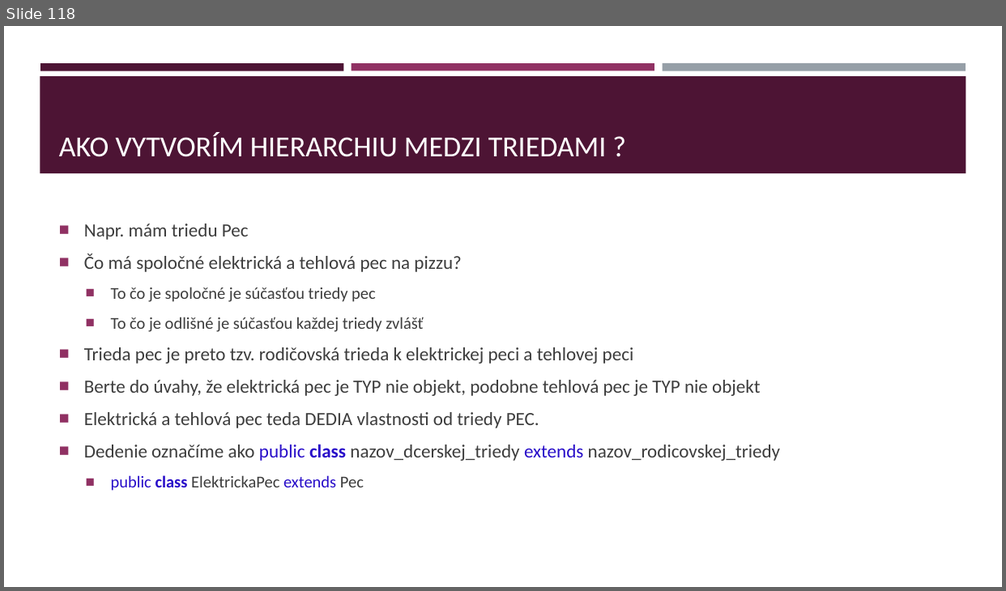
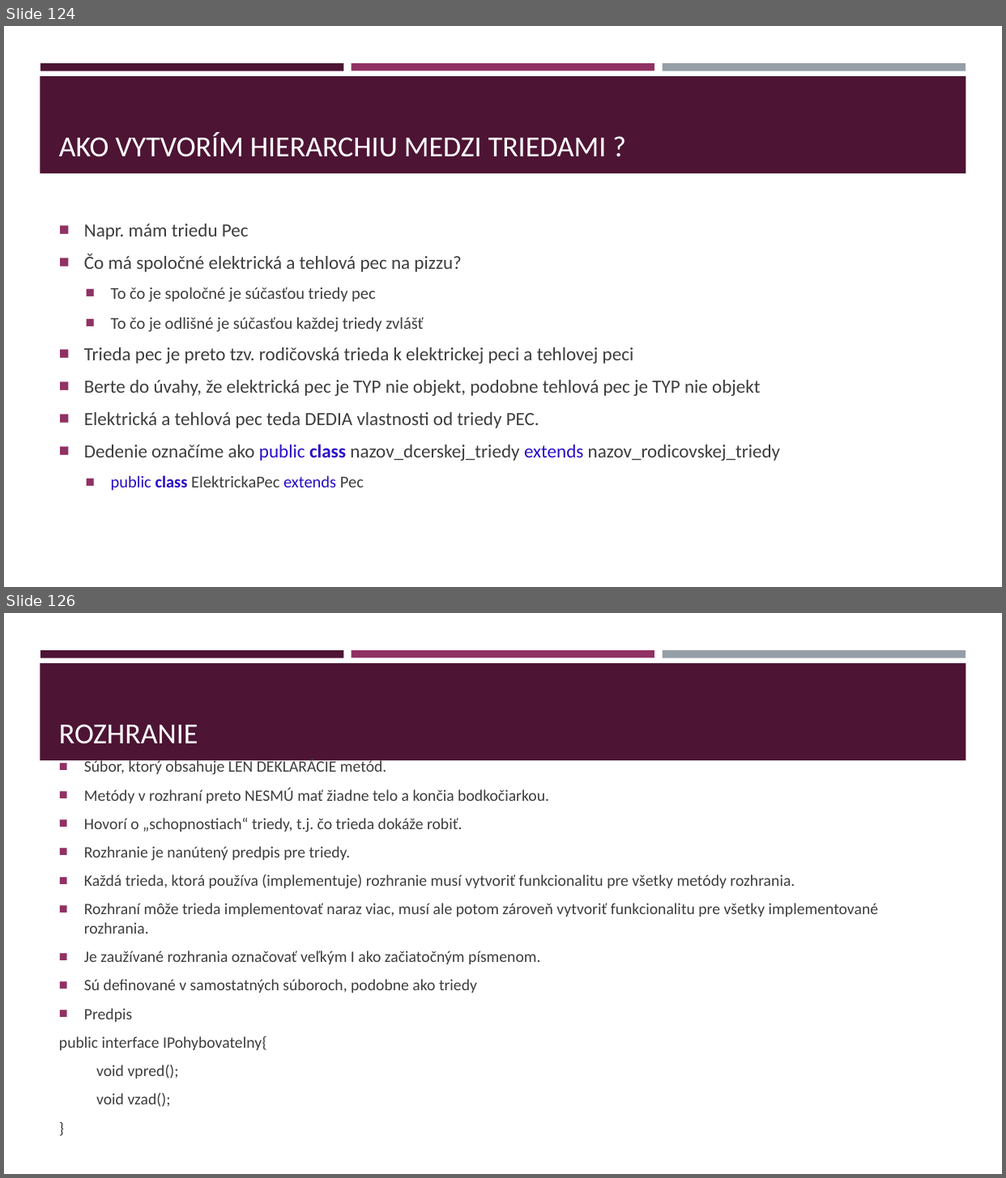
Before and after one commit to gasparv/java-class-basics, a slide deck: JavaZaklady-skolenie.pptx. Shown one above the other, each under a label of ours: slide 118 before the commit, slides 124 and 126 after it; the slides between them are not shown. The pictures are 1006x591 and 1006x1178 pixels, drawn with LibreOffice and Linux fonts; fonts in the diff are those of the drawing. Boxes give left, top, right and bottom in pixels: in the first picture for what was removed or moved away, otherwise in the second. Text is boxed around its words. In the diff, an @@ line names an element or a change of style, - is before the commit and + after.

```diff
--- a/JavaZaklady-skolenie.pptx
+++ b/JavaZaklady-skolenie.pptx
@@ slide 126 added at <box>4,613,1002,1174</box>, background #FFFFFF; not listed: 4 template elements that a slide beside it also shows @@
@@ title added at <box>59,724,198,744</box>, 28 pt, text #FFFFFF @@
+ROZHRANIE
@@ text added at <box>59,787,878,1107</box>, 15.3 pt, text #3D3D3D @@
+■ Súbor, ktorý obsahuje LEN DEKLARÁCIE metód.
+■ Metódy v rozhraní preto NESMÚ mať žiadne telo a končia bodkočiarkou.
+■ Hovorí o „schopnostiach“ triedy, t.j. čo trieda dokáže robiť.
+■ Rozhranie je nanútený predpis pre triedy.
+■ Každá trieda, ktorá používa (implementuje) rozhranie musí vytvoriť funkcionalitu pre všetky metódy rozhrania.
+■ Rozhraní môže trieda implementovať naraz viac, musí ale potom zároveň vytvoriť funkcionalitu pre všetky implementované rozhrania.
+■ Je zaužívané rozhrania označovať veľkým I ako začiatočným písmenom.
+■ Sú definované v samostatných súboroch, podobne ako triedy
+■ Predpis
+public interface IPohybovatelny{
+void vpred();
+void vzad();
+}
@@ what was slide 118 is now slide 124 @@
```
Also in this commit, not shown: 2 slides changed, 9 other slides added.
